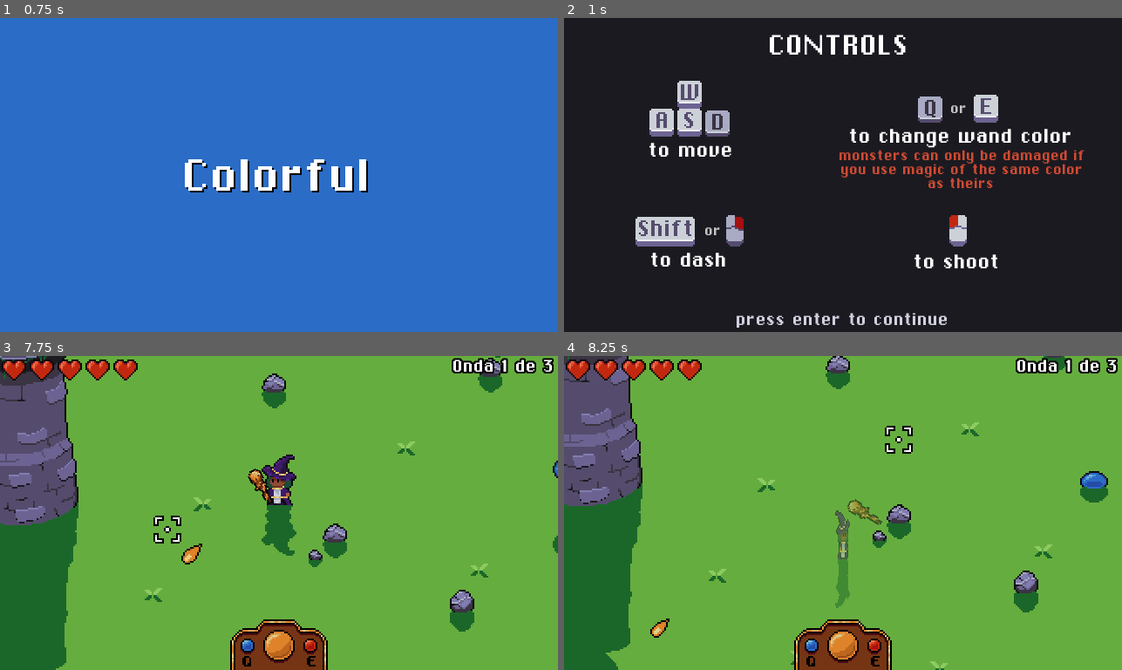
Above: before the commit, frames 1-4 (two rows, left to right).
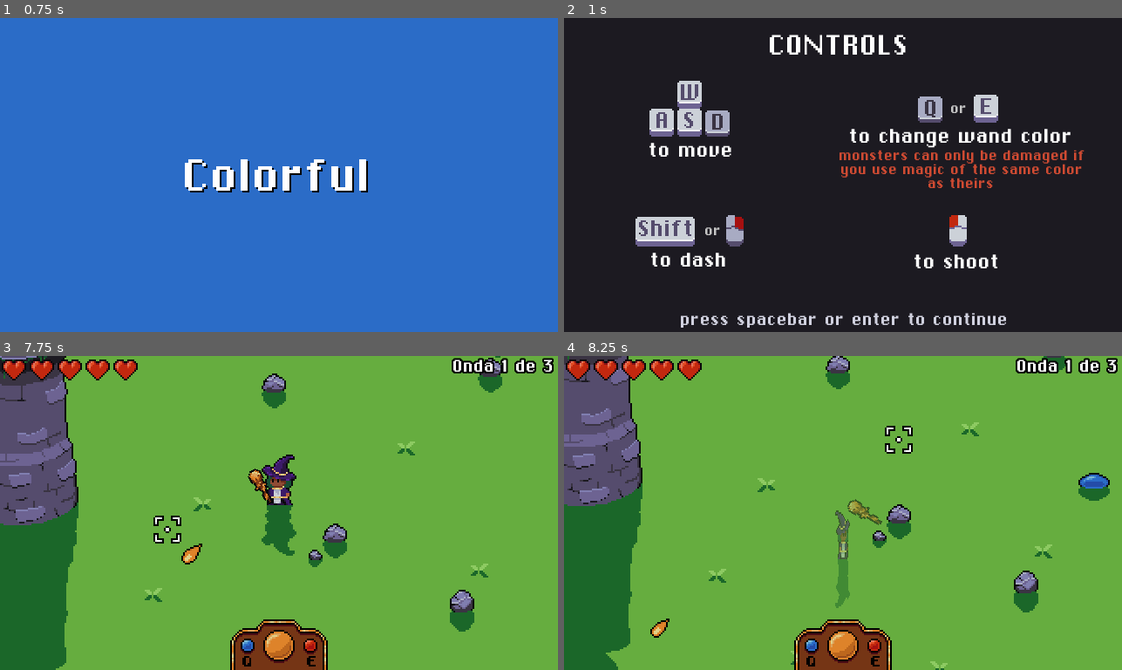
Above: after the commit, the same moments.

Repository: Triceru179/GameJam5
Game: Godot game, scene res://scenes/MainMenu.tscn
The game is run twice, just before and just after one commit, with the same random seed, the same clock (stepped at 60 frames per second) and the same inputs.
Inputs (mouse positions are in pixels of both pictures, inside the frame that each line leads up to):
- Up to frame 1 (0.75 s): tap Enter (ui_accept) at 0.5 s; move the mouse to (401, 159) at 0.52 s; hold E (action_color_swap_right) from 0.53 s (still down); hold Right mouse button (action_dash) from 0.53 s (still down)
- Up to frame 2 (1 s): keep holding E (action_color_swap_right); keep holding Right mouse button (action_dash); tap Enter (ui_accept) at 0.77 s
- Up to frame 3 (7.75 s): tap Enter (ui_accept) at 1.25, 1.52, 3.02, 3.77, 4.52, 6.02, 6.77, 7.52 s; move the mouse to (167, 528) at 1.27 s; release E (action_color_swap_right) at 1.28 s; release Right mouse button (action_dash) at 1.28 s; hold S (action_down) 1.28-2.03 s; click (167, 528) at 1.35 s; move the mouse to (334, 443) at 2.02 s; hold E (action_color_swap_right) 2.03-2.78 s; hold Right mouse button (action_dash) 2.03-2.78 s; move the mouse to (251, 575) at 2.77 s; hold W (action_up) 2.78-3.53 s; click (251, 575) at 2.85 s; move the mouse to (446, 560) at 3.52 s; hold Right mouse button (action_dash) 3.53-4.28 s; hold Q (action_color_swap_left) 3.53-5.03 s; move the mouse to (111, 465) at 4.27 s; click (111, 465) at 4.35 s; move the mouse to (306, 513) at 5.02 s; hold S (action_down) 5.03-5.78 s; hold Right mouse button (action_dash) 5.03-5.78 s; move the mouse to (195, 434) at 5.77 s; hold E (action_color_swap_right) 5.78-6.53 s; click (195, 434) at 5.85 s; move the mouse to (401, 497) at 6.52 s; hold W (action_up) 6.53-7.28 s; hold Right mouse button (action_dash) 6.53-7.28 s; move the mouse to (167, 528) at 7.27 s; hold E (action_color_swap_right) from 7.28 s (still down); click (167, 528) at 7.35 s
- Up to frame 4 (8.25 s): move the mouse to (898, 443) at 8.02 s; release E (action_color_swap_right) at 8.03 s; hold S (action_down) from 8.03 s (still down); hold Right mouse button (action_dash) from 8.03 s (still down)

Frame 1 is identical in both runs. In frame 2, 1.0% of the frame differs, in the area x 20-80%, y 93-99%; in frame 3, less than 0.1%; in frame 4, 0.2%.

Commit message:
All game SFXs added

Diff:
--- a/actors/Actor.tscn
+++ b/actors/Actor.tscn
@@ -9,17 +9,19 @@
 [ext_resource path="res://actors/health.gd" type="Script" id=7]
 [ext_resource path="res://actors/palette_swapper/PaletteSwapper.tscn" type="PackedScene" id=8]
 
-[sub_resource type="ShaderMaterial" id=3]
+[sub_resource type="ShaderMaterial" id=1]
 resource_local_to_scene = true
 shader = ExtResource( 4 )
 
-[sub_resource type="RectangleShape2D" id=4]
+[sub_resource type="RectangleShape2D" id=2]
 resource_local_to_scene = true
 extents = Vector2( 4, 2 )
 
-[sub_resource type="RectangleShape2D" id=5]
+[sub_resource type="RectangleShape2D" id=3]
 resource_local_to_scene = true
 extents = Vector2( 4, 8 )
+
+[sub_resource type="AudioStreamRandomPitch" id=4]
 
 [node name="Actor" type="KinematicBody2D"]
 collision_mask = 9
@@ -60,6 +62,11 @@
 
 [node name="BodyPaletteSwapper" parent="." instance=ExtResource( 8 )]
 target_sprite = NodePath("../Pivot/BodyPivot/Body")
+
+[node name="SFX" type="AudioStreamPlayer2D" parent="."]
+stream = SubResource( 4 )
+max_distance = 256.0
+bus = "Sound Effects"
 [connection signal="area_entered" from="Hurtbox" to="." method="_on_Hurtbox_area_entered"]
 [connection signal="changed" from="Health" to="." method="_on_Health_changed"]
 
--- a/actors/actor.gd
+++ b/actors/actor.gd
@@ -19,6 +19,11 @@
 func attack(_rotation_offset: float = 0):
 	pass
 
+func play_sfx(audio_stream: AudioStream):
+	var sfx = $SFX
+	sfx.stream.audio_stream = audio_stream
+	sfx.play()
+
 func _flip(value: float):
 	Globals.flip(body_pivot, value, Vector2.RIGHT, 0.7)
 
--- a/actors/enemies/Enemy.tscn
+++ b/actors/enemies/Enemy.tscn
@@ -41,4 +41,7 @@
 
 [node name="AttackPoint" type="Position2D" parent="." index="7"]
 
+[node name="HurtSFX" type="AudioStreamPlayer2D" parent="." index="11"]
+max_distance = 196.0
+
 [editable path="Hurtbox"]
--- a/actors/enemies/enemy.gd
+++ b/actors/enemies/enemy.gd
@@ -38,8 +38,16 @@
 		$InvincibilityTimer.start()
 
 func _on_Health_changed(current_health):
+	$HurtSFX.play()
+
 	if current_health <= 0:
 		emit_signal("died")
+		$Pushbox.disabled = true
+		visible = false
+		pause_mode = PAUSE_MODE_STOP
+
+		yield(get_tree().create_timer(0.2), "timeout")
+
 		queue_free()
 	else:
 		Globals.blink_white($BodyPaletteSwapper)
--- a/actors/enemies/slime/Slime.tscn
+++ b/actors/enemies/slime/Slime.tscn
@@ -8,6 +8,9 @@
 [ext_resource path="res://actors/enemies/slime/slime_behaviour.gd" type="Script" id=6]
 [ext_resource path="res://shader/color_swap.shader" type="Shader" id=7]
 [ext_resource path="res://actors/enemies/slime/actor_data_slime.tres" type="Resource" id=8]
+[ext_resource path="res://actors/enemies/slime/sfxs/slime_land.wav" type="AudioStream" id=9]
+[ext_resource path="res://actors/enemies/slime/sfxs/slime_jump.wav" type="AudioStream" id=10]
+[ext_resource path="res://actors/enemies/slime/sfxs/slime_hurt.wav" type="AudioStream" id=11]
 
 [sub_resource type="Animation" id=1]
 resource_name = "attack"
@@ -76,6 +79,23 @@
 "transitions": PoolRealArray( 1, 1 ),
 "update": 1,
 "values": [ false, true ]
+}
+tracks/5/type = "method"
+tracks/5/path = NodePath(".")
+tracks/5/interp = 1
+tracks/5/loop_wrap = true
+tracks/5/imported = false
+tracks/5/enabled = true
+tracks/5/keys = {
+"times": PoolRealArray( 0, 1 ),
+"transitions": PoolRealArray( 1, 1 ),
+"values": [ {
+"args": [ ExtResource( 10 ) ],
+"method": "play_sfx"
+}, {
+"args": [ ExtResource( 9 ) ],
+"method": "play_sfx"
+} ]
 }
 
 [sub_resource type="Animation" id=2]
@@ -161,6 +181,23 @@
 "update": 1,
 "values": [ false, true ]
 }
+tracks/5/type = "method"
+tracks/5/path = NodePath(".")
+tracks/5/interp = 1
+tracks/5/loop_wrap = true
+tracks/5/imported = false
+tracks/5/enabled = true
+tracks/5/keys = {
+"times": PoolRealArray( 0, 0.7 ),
+"transitions": PoolRealArray( 1, 1 ),
+"values": [ {
+"args": [ ExtResource( 10 ) ],
+"method": "play_sfx"
+}, {
+"args": [ ExtResource( 9 ) ],
+"method": "play_sfx"
+} ]
+}
 
 [sub_resource type="Animation" id=4]
 length = 0.9
@@ -190,7 +227,13 @@
 resource_local_to_scene = true
 extents = Vector2( 6, 5 )
 
+[sub_resource type="AudioStreamRandomPitch" id=8]
+audio_stream = ExtResource( 11 )
+random_pitch = 1.5
+
 [node name="Slime" instance=ExtResource( 1 )]
+collision_layer = 0
+collision_mask = 1
 script = ExtResource( 6 )
 actor_data = ExtResource( 8 )
 
@@ -209,7 +252,7 @@
 texture = ExtResource( 2 )
 offset = Vector2( 0, -14 )
 hframes = 7
-frame = 2
+frame = 1
 
 [node name="Pushbox" parent="." index="2"]
 position = Vector2( 0, -2 )
@@ -242,6 +285,9 @@
 [node name="JumpCooldown" type="Timer" parent="." index="12"]
 wait_time = 0.1
 one_shot = true
+
+[node name="HurtSFX" parent="." index="14"]
+stream = SubResource( 8 )
 [connection signal="animation_finished" from="AnimationPlayer" to="." method="_on_AnimationPlayer_animation_finished"]
 
 [editable path="Hurtbox"]
--- a/actors/enemies/slime/slime_behaviour.gd
+++ b/actors/enemies/slime/slime_behaviour.gd
@@ -17,6 +17,7 @@
 func _ready():
 	._ready()
 	attack_cooldown_timer.wait_time += (randf() - 0.5) * 2
+	jump_cooldown_timer.wait_time += (randf() / 5)
 
 func _physics_process(_delta):
 	match current_state:
--- a/actors/player/Player.tscn
+++ b/actors/player/Player.tscn
@@ -1,10 +1,11 @@
-[gd_scene load_steps=20 format=2]
+[gd_scene load_steps=22 format=2]
 
 [ext_resource path="res://actors/player/palettes/palette_player_purple.png" type="Texture" id=1]
 [ext_resource path="res://actors/player/sprites/wand_sheet.png" type="Texture" id=2]
 [ext_resource path="res://actors/player/player.gd" type="Script" id=3]
 [ext_resource path="res://actors/Actor.tscn" type="PackedScene" id=4]
 [ext_resource path="res://actors/player/sprites/player_sheet.png" type="Texture" id=5]
+[ext_resource path="res://actors/player/sfxs/projectile_cast.wav" type="AudioStream" id=6]
 [ext_resource path="res://actors/player/actor_data_player.tres" type="Resource" id=7]
 [ext_resource path="res://materials/material_color_swap.tres" type="Material" id=8]
 [ext_resource path="res://actors/palette_swapper/PaletteSwapper.tscn" type="PackedScene" id=9]
@@ -104,6 +105,9 @@
 [sub_resource type="RectangleShape2D" id=8]
 resource_local_to_scene = true
 extents = Vector2( 3, 7 )
+
+[sub_resource type="AudioStreamRandomPitch" id=9]
+audio_stream = ExtResource( 6 )
 
 [node name="Player" instance=ExtResource( 4 )]
 collision_layer = 2
@@ -190,4 +194,11 @@
 wait_time = 0.15
 one_shot = true
 
+[node name="SFX" parent="." index="14"]
+volume_db = 4.0
+
+[node name="CastSFX" type="AudioStreamPlayer2D" parent="." index="15"]
+stream = SubResource( 9 )
+volume_db = -6.0
+
 [editable path="Hurtbox"]
--- a/actors/player/player.gd
+++ b/actors/player/player.gd
@@ -9,6 +9,14 @@
 	DASH,
 }
 
+const HURT_SFX = [
+	preload("res://actors/player/sfxs/player_hurt_1.wav"),
+	preload("res://actors/player/sfxs/player_hurt_2.wav"),
+	preload("res://actors/player/sfxs/player_hurt_3.wav"),
+	preload("res://actors/player/sfxs/player_hurt_4.wav"),
+	preload("res://actors/player/sfxs/player_hurt_5.wav"),
+	preload("res://actors/player/sfxs/player_hurt_6.wav"),
+]
 
 const WEAPON_DISTANCE = 13
 const DASH_SPEED = 252
@@ -102,6 +110,8 @@
 	emit_signal("wand_color_changed", current_color_index)
 
 func attack(rotation_offset: float = 0):
+	$CastSFX.play()
+
 	var dir = (get_global_mouse_position() -
 		$Pivot/WeaponPivot/Weapon/AttackPoint.global_position).normalized()
 	var angle = dir.angle() + deg2rad(rotation_offset)
@@ -168,6 +178,7 @@
 
 func _on_Health_changed(current_health):
 	emit_signal("damaged", current_health)
+	play_sfx(Globals.random_sfx_from_array(HURT_SFX))
 
 	if current_health <= 0:
 		set_process(false)
--- a/autoload/globals.gd
+++ b/autoload/globals.gd
@@ -59,3 +59,6 @@
 
 func change_scene(scene: PackedScene):
 	get_tree().change_scene_to(scene)
+
+func random_sfx_from_array(sfxs: Array) -> AudioStream:
+	return sfxs[randi() % sfxs.size()]
--- a/menu/main_menu/main_options.gd
+++ b/menu/main_menu/main_options.gd
@@ -10,11 +10,12 @@
 	get_node(slider_music).value = db2linear(AudioServer.get_bus_volume_db(2))
 
 func _adjust_bus_volume(bus, value):
-	print(linear2db(value))
 	AudioServer.set_bus_mute(bus, value <= 0)
 	if value > 0:
 		AudioServer.set_bus_volume_db(bus, linear2db(value))
-	get_node("MenuAccept").play()
+
+	if visible:
+		get_node("MenuAccept").play()
 
 func _on_FxSlider_value_changed(value):
 	$CenterContainer2/VBoxContainer/CenterContainer2/VBoxContainer/CenterContainer4/FxVolume/FxVolume.text = str(int(value * 10))
--- a/projectile/Projectile.gd
+++ b/projectile/Projectile.gd
@@ -34,7 +34,13 @@
 func destroy_projectile():
 	dir = Vector2.ZERO
 	$AnimationPlayer.play(Globals.ANIM_DEATH)
+	$HitSFX.play()
 	yield($AnimationPlayer, "animation_finished")
+
+	$Hitbox/CollisionShape2D.disabled = true
+	visible = false
+	pause_mode = PAUSE_MODE_STOP
+	yield(get_tree().create_timer(0.5),"timeout")
 
 	queue_free()
 
--- a/projectile/Projectile.tscn
+++ b/projectile/Projectile.tscn
@@ -8,6 +8,7 @@
 [ext_resource path="res://projectile/sprites/palettes/palette_projectile_blue.png" type="Texture" id=6]
 [ext_resource path="res://projectile/sprites/palettes/palette_projectile_red.png" type="Texture" id=7]
 [ext_resource path="res://materials/material_color_swap.tres" type="Material" id=8]
+[ext_resource path="res://projectile/sfx/projectile_hit.wav" type="AudioStream" id=9]
 
 [sub_resource type="CircleShape2D" id=1]
 resource_local_to_scene = true
@@ -82,6 +83,9 @@
 "values": [ 0, 1 ]
 }
 
+[sub_resource type="AudioStreamRandomPitch" id=4]
+audio_stream = ExtResource( 9 )
+
 [node name="Projectile" type="YSort"]
 z_index = 10
 script = ExtResource( 1 )
@@ -111,5 +115,10 @@
 palette_blue = ExtResource( 6 )
 palette_yellow = ExtResource( 5 )
 palette_purple = ExtResource( 4 )
+
+[node name="HitSFX" type="AudioStreamPlayer2D" parent="."]
+stream = SubResource( 4 )
+volume_db = -8.0
+max_distance = 196.0
 [connection signal="screen_exited" from="VisibilityNotifier2D" to="." method="_on_VisibilityNotifier2D_screen_exited"]
 [connection signal="body_entered" from="Hitbox" to="." method="_on_Hitbox_body_entered"]
--- a/scenes/MainMenu.tscn
+++ b/scenes/MainMenu.tscn
@@ -171,9 +171,9 @@
 
 [node name="VBoxContainer" type="VBoxContainer" parent="OptionsMenu/CenterContainer2"]
 margin_left = 67.0
-margin_top = 12.0
+margin_top = 36.0
 margin_right = 252.0
-margin_bottom = 119.0
+margin_bottom = 143.0
 custom_constants/separation = 20
 
 [node name="Title" type="CenterContainer" parent="OptionsMenu/CenterContainer2/VBoxContainer"]
@@ -285,7 +285,6 @@
 rect_min_size = Vector2( 50, 0 )
 max_value = 1.0
 step = 0.1
-value = 0.001
 __meta__ = {
 "_edit_use_anchors_": false
 }
--- a/scenes/Tutorial.tscn
+++ b/scenes/Tutorial.tscn
@@ -143,7 +143,7 @@
 grow_horizontal = 2
 grow_vertical = 2
 custom_fonts/font = SubResource( 2 )
-text = "press enter to continue"
+text = "press spacebar or enter to continue"
 align = 1
 valign = 1
 __meta__ = {
--- a/world/rocks/RockSmall.tscn
+++ b/world/rocks/RockSmall.tscn
@@ -19,6 +19,7 @@
 position = Vector2( -1, -1 )
 rotation = 1.5708
 shape = SubResource( 1 )
+disabled = true
 
 [node name="Shadow" parent="." instance=ExtResource( 2 )]
 reference_sprite = NodePath("../Body")
--- a/world/tower/Tower.tscn
+++ b/world/tower/Tower.tscn
@@ -42,8 +42,7 @@
 "values": [ false ]
 }
 
-[sub_resource type="Animation" id=2]
-resource_name = "idle"
+[sub_resource type="Animation" id=3]
 loop = true
 tracks/0/type = "value"
 tracks/0/path = NodePath("Sprite:position")
@@ -57,6 +56,9 @@
 "update": 0,
 "values": [ Vector2( 0, 0 ), Vector2( 0, -3 ), Vector2( 0, 0 ) ]
 }
+
+[sub_resource type="AudioStreamRandomPitch" id=4]
+random_pitch = 1.2
 
 [node name="Tower" type="StaticBody2D"]
 script = ExtResource( 10 )
@@ -89,8 +91,13 @@
 palette_yellow = ExtResource( 7 )
 
 [node name="AnimationPlayer" type="AnimationPlayer" parent="Sphere"]
-anims/death = SubResource( 3 )
-anims/idle = SubResource( 2 )
+anims/death = SubResource( 5 )
+anims/idle = SubResource( 3 )
 
 [node name="SphereShadow" parent="Sphere" instance=ExtResource( 1 )]
 reference_sprite = NodePath("../Sprite")
+
+[node name="AudioStreamPlayer2D" type="AudioStreamPlayer2D" parent="."]
+stream = SubResource( 4 )
+max_distance = 256.0
+bus = "Sound Effects"
--- a/world/tower/tower_behaviour.gd
+++ b/world/tower/tower_behaviour.gd
@@ -1,5 +1,11 @@
 extends StaticBody2D
 
+const SFXs = [
+	preload("res://world/tower/sfxs/glass_break_1.wav"),
+	preload("res://world/tower/sfxs/glass_break_2.wav"),
+	preload("res://world/tower/sfxs/glass_break_3.wav"),
+	preload("res://world/tower/sfxs/glass_break_4.wav"),
+]
 
 func _ready():
 	$Sphere/AnimationPlayer.play(Globals.ANIM_IDLE)
@@ -15,6 +21,10 @@
 func _on_Player_damaged(current_health):
 	Globals.blink_white($Sphere/PaletteSwapper)
 
+	var audio_stream = $AudioStreamPlayer2D
+	audio_stream.stream = Globals.random_sfx_from_array(SFXs)
+	audio_stream.play()
+
 	if current_health <= 0:
 		var sphere_anim_p = $Sphere/AnimationPlayer
 		sphere_anim_p.play(Globals.ANIM_DEATH)
Not shown: 2 places in actors/Actor.tscn that only renumber resources
Not shown: 1 places in actors/enemies/slime/Slime.tscn that only renumber resources
Not shown, added: actors/enemies/slime/sfxs/slime_hurt.wav.import
Not shown, added: actors/enemies/slime/sfxs/slime_jump.wav.import
Not shown, added: actors/enemies/slime/sfxs/slime_land.wav.import
Not shown, added: actors/player/sfxs/player_hurt_1.wav.import
Not shown, added: actors/player/sfxs/player_hurt_2.wav.import
Not shown, added: actors/player/sfxs/player_hurt_3.wav.import
Not shown, added: actors/player/sfxs/player_hurt_4.wav.import
Not shown, added: actors/player/sfxs/player_hurt_5.wav.import
Not shown, added: actors/player/sfxs/player_hurt_6.wav.import
Not shown, added: actors/player/sfxs/projectile_cast.wav.import
(and 22 more such lines)
